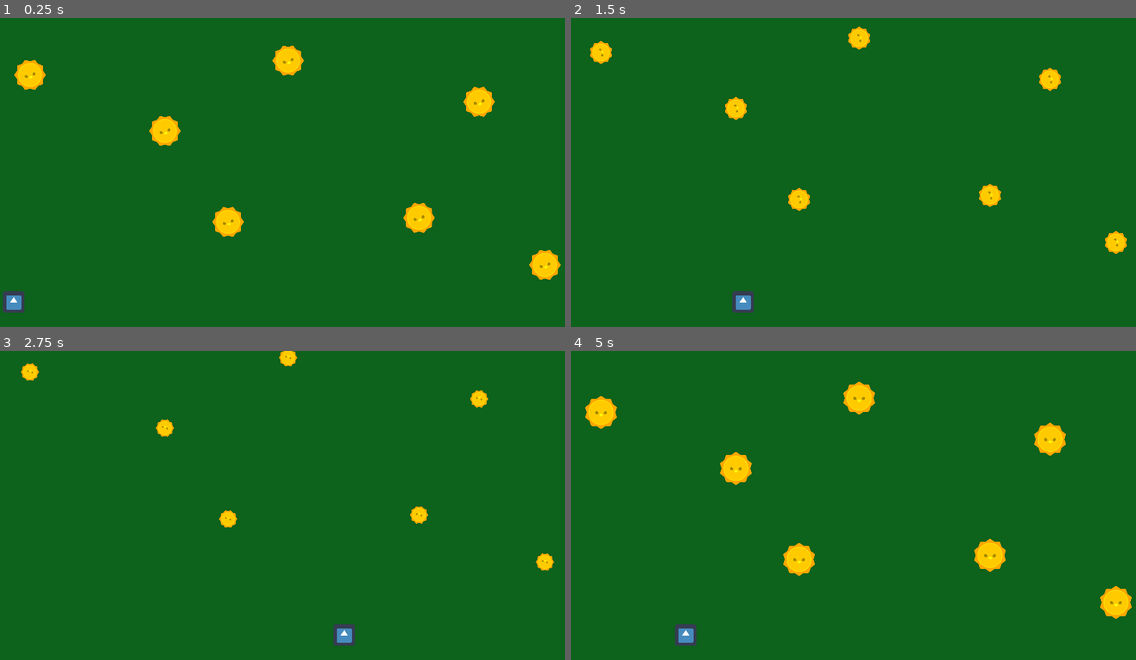
Above: before the commit, frames 1-4 (two rows, left to right).
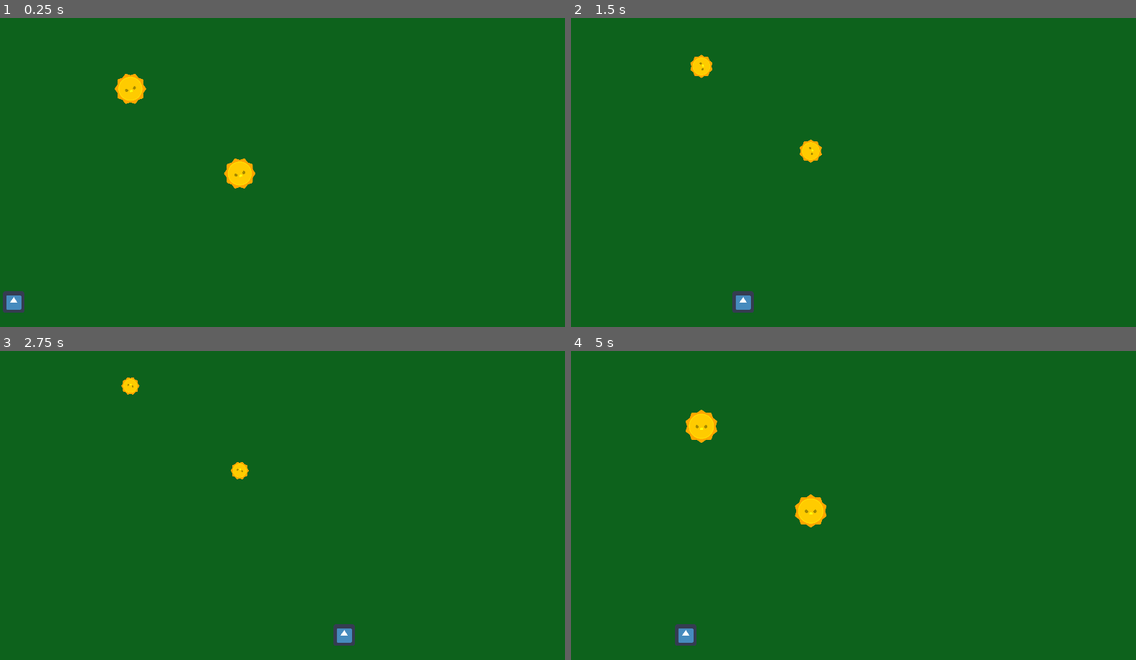
Above: after the commit, the same moments.

Repository: Szczocik/Pollinations_bee
Game: Godot game, scene res://World.tscn
The game is run twice, just before and just after one commit, with the same random seed, the same clock (stepped at 60 frames per second) and the same inputs. The engine's default icon, where the game draws it, is replaced by a stand-in: a white triangle on a blue panel in a dark square.
Inputs (mouse positions are in pixels of both pictures, inside the frame that each line leads up to):
- Up to frame 1 (0.25 s): no input
- Up to frame 2 (1.5 s): move the mouse to (983, 163) at 0.52 s; move the mouse to (740, 194) at 1.27 s
- Up to frame 3 (2.75 s): move the mouse to (344, 440) at 2.02 s
- Up to frame 4 (5 s): move the mouse to (830, 576) at 2.77 s; move the mouse to (1028, 561) at 3.52 s; move the mouse to (684, 465) at 4.27 s

The runs differ from the first frame. In frame 1, 3.5% of the frame differs, in the area x 2-100%, y 8-85%; in frame 2, 1.9%; in frame 3, 1.2%; in frame 4, 3.9%, in the area x 2-100%, y 9-87%.

Commit message:
detect Flower

Diff:
--- a/Flower/Flower.tscn
+++ b/Flower/Flower.tscn
@@ -131,7 +131,6 @@
 texture = ExtResource( 1 )
 
 [node name="CollisionShape2D" type="CollisionShape2D" parent="."]
-position = Vector2( -0.5, -0.5 )
 shape = SubResource( 4 )
 
 [node name="AnimationPlayer" type="AnimationPlayer" parent="."]
--- a/Player.gd
+++ b/Player.gd
@@ -1,9 +1,8 @@
 extends KinematicBody2D
 
-
+onready var flower = load("res://Flower/Flower.tscn")
 export (int) var speed = 200
 
-var strip = []
 
 func _physics_process(delta):
 	process_mouse()
@@ -21,8 +20,10 @@
 			position.x = max(target, bee_width)
 
 
-func move_to_flower():
-	pass
+func detect_flower():
+	if $RayCast2D.is_colliding():
+		print("mam kwiatka")
+
 	# get flower nodes
 	# var flower_points = get_tree().get_nodes_in_group("flower")
 	# var position_player = get_tree().get_nodes_in_group("player")
--- a/Player.tscn
+++ b/Player.tscn
@@ -8,6 +8,7 @@
 
 [node name="Player" type="KinematicBody2D" groups=["player"]]
 scale = Vector2( 0.75, 0.75 )
+collision_mask = 4
 script = ExtResource( 2 )
 __meta__ = {
 "_edit_group_": true
@@ -18,3 +19,9 @@
 
 [node name="CollisionShape2D" type="CollisionShape2D" parent="."]
 shape = SubResource( 1 )
+
+[node name="RayCast2D" type="RayCast2D" parent="."]
+enabled = true
+cast_to = Vector2( 0, -700 )
+collision_mask = 4
+collide_with_areas = true
--- a/World.gd
+++ b/World.gd
@@ -1,4 +1,6 @@
 extends Node2D
+
+onready var player = $Player
 
 
 func _ready():
@@ -12,25 +14,14 @@
 	$MusicReset.start()
 	get_tree().call_group("flower", "light")
 	get_tree().call_group("flower", "stop_move")
+	get_tree().call_group("player", "detect_flower")
 
 
 func _on_MusicReset_timeout():
 	MusicController.reset_volume()
 	get_tree().call_group("flower", "light_off")
-	# get_tree().call_group("flower", "start_move")
+	get_tree().call_group("flower", "start_move")
 
 
-func _on_Strip_area_entered(area): return area.position
-func _on_Strip2_area_entered(area): return area.position
-func _on_Strip3_area_entered(area): return area.position
-func _on_Strip4_area_entered(area): return area.position
-func _on_Strip5_area_entered(area): return area.position
-func _on_Strip6_area_entered(area): return area.position
-func _on_Strip7_area_entered(area): return area.position
-func _on_Strip8_area_entered(area): return area.position
-func _on_Strip9_area_entered(area): return area.position
-
-
-func _on_Strip_body_entered(body):
-	print(body.position)
-	return body.position
+func check_player():
+	pass
--- a/World.tscn
+++ b/World.tscn
@@ -9,9 +9,6 @@
 
 [sub_resource type="RectangleShape2D" id=2]
 extents = Vector2( 17, 402 )
-
-[sub_resource type="RectangleShape2D" id=3]
-extents = Vector2( 67.375, 352.625 )
 
 [node name="World" type="Node2D"]
 script = ExtResource( 5 )
@@ -50,108 +47,6 @@
 position = Vector2( -47, 383 )
 shape = SubResource( 2 )
 
-[node name="Stripes" type="Node" parent="."]
-
-[node name="Strip" type="Area2D" parent="Stripes"]
-collision_layer = 2
-
-[node name="CollisionShape2D" type="CollisionShape2D" parent="Stripes/Strip"]
-position = Vector2( 71.625, 360 )
-shape = SubResource( 3 )
-
-[node name="Flouer" parent="Stripes/Strip" instance=ExtResource( 2 )]
-position = Vector2( 67, 137 )
-collision_layer = 4
-collision_mask = 2
-
-[node name="Strip2" type="Area2D" parent="Stripes"]
-collision_layer = 2
-
-[node name="CollisionShape2D" type="CollisionShape2D" parent="Stripes/Strip2"]
-position = Vector2( 215, 359 )
-shape = SubResource( 3 )
-
-[node name="Strip3" type="Area2D" parent="Stripes"]
-collision_layer = 2
-
-[node name="CollisionShape2D" type="CollisionShape2D" parent="Stripes/Strip3"]
-position = Vector2( 357, 360 )
-shape = SubResource( 3 )
-
-[node name="Flouer" parent="Stripes/Strip3" instance=ExtResource( 2 )]
-position = Vector2( 368, 262 )
-collision_layer = 4
-collision_mask = 0
-
-[node name="Strip4" type="Area2D" parent="Stripes"]
-collision_layer = 2
-
-[node name="CollisionShape2D" type="CollisionShape2D" parent="Stripes/Strip4"]
-position = Vector2( 498, 361 )
-shape = SubResource( 3 )
-
-[node name="Flouer" parent="Stripes/Strip4" instance=ExtResource( 2 )]
-position = Vector2( 509, 465 )
-collision_layer = 4
-collision_mask = 0
-
-[node name="Strip5" type="Area2D" parent="Stripes"]
-collision_layer = 2
-
-[node name="CollisionShape2D" type="CollisionShape2D" parent="Stripes/Strip5"]
-position = Vector2( 641, 362 )
-shape = SubResource( 3 )
-
-[node name="Flouer" parent="Stripes/Strip5" instance=ExtResource( 2 )]
-position = Vector2( 643, 105 )
-collision_layer = 4
-collision_mask = 0
-
-[node name="Strip6" type="Area2D" parent="Stripes"]
-collision_layer = 2
-
-[node name="CollisionShape2D" type="CollisionShape2D" parent="Stripes/Strip6"]
-position = Vector2( 784, 359 )
-shape = SubResource( 3 )
-
-[node name="Strip7" type="Area2D" parent="Stripes"]
-collision_layer = 2
-
-[node name="CollisionShape2D" type="CollisionShape2D" parent="Stripes/Strip7"]
-position = Vector2( 926, 361 )
-shape = SubResource( 3 )
-
-[node name="Flouer" parent="Stripes/Strip7" instance=ExtResource( 2 )]
-position = Vector2( 935, 456 )
-collision_layer = 4
-collision_mask = 0
-
-[node name="Strip8" type="Area2D" parent="Stripes"]
-position = Vector2( 2, -6 )
-collision_layer = 2
-
-[node name="CollisionShape2D" type="CollisionShape2D" parent="Stripes/Strip8"]
-position = Vector2( 1067, 364 )
-shape = SubResource( 3 )
-
-[node name="Flouer" parent="Stripes/Strip8" instance=ExtResource( 2 )]
-position = Vector2( 1067, 203 )
-collision_layer = 4
-collision_mask = 0
-
-[node name="Strip9" type="Area2D" parent="Stripes"]
-position = Vector2( 8, 21 )
-collision_layer = 2
-
-[node name="CollisionShape2D" type="CollisionShape2D" parent="Stripes/Strip9"]
-position = Vector2( 1200, 339 )
-shape = SubResource( 3 )
-
-[node name="Flouer" parent="Stripes/Strip9" instance=ExtResource( 2 )]
-position = Vector2( 1208, 540 )
-collision_layer = 4
-collision_mask = 0
-
 [node name="Player" parent="." instance=ExtResource( 1 )]
 position = Vector2( 616, 634 )
 z_index = 1
@@ -162,14 +57,13 @@
 [node name="MusicReset" type="Timer" parent="."]
 wait_time = 10.0
 
-[connection signal="area_entered" from="Stripes/Strip" to="." method="_on_Strip_area_entered"]
-[connection signal="area_entered" from="Stripes/Strip2" to="." method="_on_Strip2_area_entered"]
-[connection signal="area_entered" from="Stripes/Strip3" to="." method="_on_Strip3_area_entered"]
-[connection signal="area_entered" from="Stripes/Strip4" to="." method="_on_Strip4_area_entered"]
-[connection signal="area_entered" from="Stripes/Strip5" to="." method="_on_Strip5_area_entered"]
-[connection signal="area_entered" from="Stripes/Strip6" to="." method="_on_Strip6_area_entered"]
-[connection signal="area_entered" from="Stripes/Strip7" to="." method="_on_Strip7_area_entered"]
-[connection signal="area_entered" from="Stripes/Strip8" to="." method="_on_Strip8_area_entered"]
-[connection signal="area_entered" from="Stripes/Strip9" to="." method="_on_Strip9_area_entered"]
+[node name="Flouer" parent="." instance=ExtResource( 2 )]
+position = Vector2( 291, 168 )
+collision_layer = 4
+
+[node name="Flouer2" parent="." instance=ExtResource( 2 )]
+position = Vector2( 535, 357 )
+collision_layer = 4
+
 [connection signal="timeout" from="MusicTimer" to="." method="_on_MusicTimer_timeout"]
 [connection signal="timeout" from="MusicReset" to="." method="_on_MusicReset_timeout"]
Not shown: 1 places in World.tscn that only renumber resources
